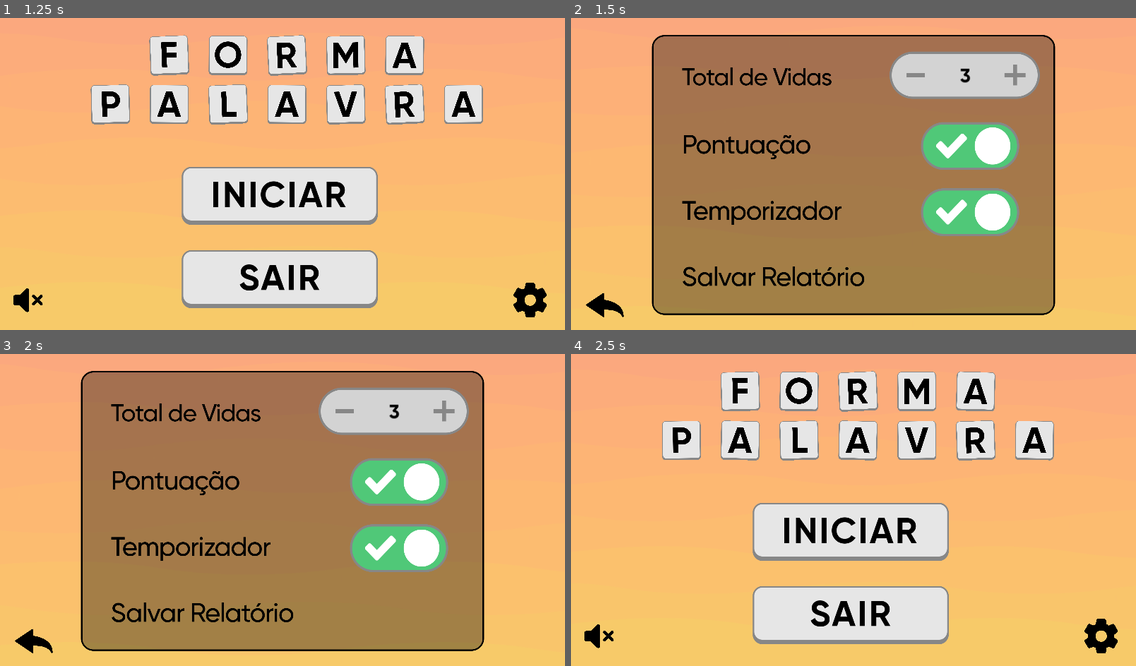
Above: before the commit, frames 1-4 (two rows, left to right).
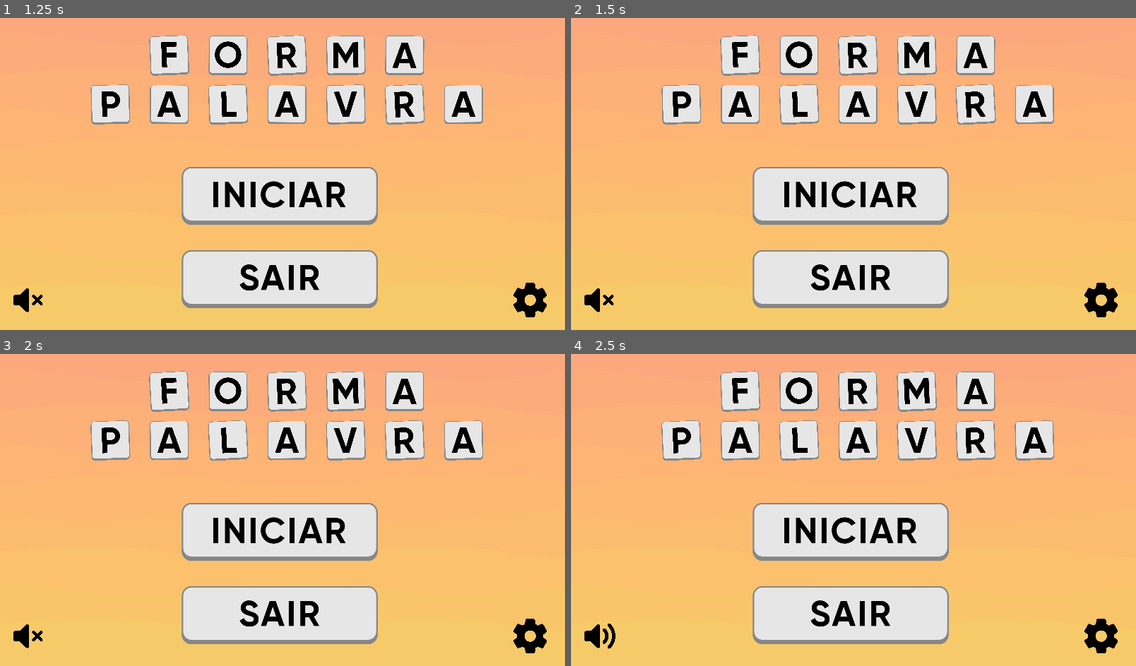
Above: after the commit, the same moments.

Repository: pinhorenan/letramania
Game: Godot game, scene res://scenes/menu.tscn
Two runs of this game, one before a commit and one after it. Both use one fixed random seed, a clock stepped at 60 frames per second and the inputs below.
Inputs (mouse positions are in pixels of both pictures, inside the frame that each line leads up to):
- Up to frame 1 (1.25 s): click (28, 298) at 0.5 s
- Up to frame 2 (1.5 s): click (1102, 298) at 1.25 s
- Up to frame 3 (2 s): no input
- Up to frame 4 (2.5 s): click (604, 641) at 2.02 s

Frame 1 is identical in both runs. In frame 2, 64% of the frame differs, in the area x 2-97%, y 5-96%; in frame 3, 64%; in frame 4, 0.8%.

Commit message:
Sistema de progressão de fases
Foram criadas fases com palavras de 5 e 6 letras

Diff:
--- a/project.godot
+++ b/project.godot
@@ -23,7 +23,7 @@
 
 Musica="*res://scenes/Musica.tscn"
 Configuracoes="*res://scripts/global/configsGlobal.gd"
-Jogo="res://scripts/global/gameGlobal.gd"
+Jogo="*res://scripts/global/gameGlobal.gd"
 
 [display]
 
--- a/scenes/keyboard.gd
+++ b/scenes/keyboard.gd
@@ -22,7 +22,7 @@
 			letter_node.letter_name = letter_name
 			key_list.append(letter_node) # adicionando à lista de letras do teclado que será gerado futuramente
 
-	while len(key_list) != 30:
+	while len(key_list) != 30: # NOTA: Do jeito que está, existe uma chance (bem pequena) de criar cenários estranhos onde, por exemplo, uma única letra se repetiria por todas as opções
 		idx = rng.randi_range(0, 25)
 		letter_name = alphabet[idx]
 		letter_node = get_node(letters_parent_path + letter_name).duplicate()
@@ -30,13 +30,9 @@
 		letter_node.letter_name = letter_name
 		key_list.append(letter_node) # adicionando letras aleatórias
 
-	for l in key_list:
-		print(l)
 	key_list.shuffle()
-	for l in key_list:
-		print(l)
 
-	for l in key_list:
+	for l in key_list: # Posicionamento das letras disponíveis
 		if x == 975:
 			x = 175
 			y += 80
--- /dev/null
+++ b/scenes/parabenizacao.tscn
@@ -0,0 +1,88 @@
+[gd_scene load_steps=9 format=3 uid="uid://dwmhvrf7mg30p"]
+
+[ext_resource type="Script" path="res://scripts/menu/botoesMenu.gd" id="1_skayc"]
+[ext_resource type="Texture2D" uid="uid://bm2k102hr7l15" path="res://recursos/background.png" id="2_s62d5"]
+[ext_resource type="Texture2D" uid="uid://dc8wpb8pe6hj" path="res://recursos/parabenizacao/Botões/ContinuarBase.png" id="3_jdec3"]
+[ext_resource type="Texture2D" uid="uid://xc3ivuhl62xi" path="res://recursos/parabenizacao/Botões/ContinuarPressed.png" id="4_aahvl"]
+[ext_resource type="Texture2D" uid="uid://c5bdvet6g6rau" path="res://recursos/parabenizacao/Botões/ContinuarHighlight.png" id="5_hsi0n"]
+[ext_resource type="Texture2D" uid="uid://dtusgt8y1h4fi" path="res://recursos/menu/Botões/VolumeLigado.png" id="6_jsm7b"]
+[ext_resource type="Texture2D" uid="uid://dyc66xpyc3fm0" path="res://recursos/menu/Botões/VolumeDesligado.png" id="7_7f6ut"]
+[ext_resource type="Script" path="res://scripts/global/botao_musica.gd" id="8_mit7p"]
+
+[node name="Control" type="Control"]
+layout_mode = 3
+anchors_preset = 15
+anchor_right = 1.0
+anchor_bottom = 1.0
+grow_horizontal = 2
+grow_vertical = 2
+script = ExtResource("1_skayc")
+
+[node name="Background" type="TextureRect" parent="."]
+layout_direction = 2
+layout_mode = 1
+anchors_preset = 15
+anchor_right = 1.0
+anchor_bottom = 1.0
+grow_horizontal = 2
+grow_vertical = 2
+texture = ExtResource("2_s62d5")
+expand_mode = 1
+
+[node name="Botoes" type="Control" parent="."]
+layout_mode = 1
+anchors_preset = 7
+anchor_left = 0.5
+anchor_top = 1.0
+anchor_right = 0.5
+anchor_bottom = 1.0
+offset_left = -20.0
+offset_top = -40.0
+offset_right = 20.0
+grow_horizontal = 2
+grow_vertical = 0
+
+[node name="Iniciar" type="TextureButton" parent="Botoes"]
+custom_minimum_size = Vector2(400, 120)
+layout_mode = 1
+anchors_preset = 8
+anchor_left = 0.5
+anchor_top = 0.5
+anchor_right = 0.5
+anchor_bottom = 0.5
+offset_left = -206.0
+offset_top = -214.0
+offset_right = 194.0
+offset_bottom = -94.0
+grow_horizontal = 2
+grow_vertical = 2
+texture_normal = ExtResource("3_jdec3")
+texture_pressed = ExtResource("4_aahvl")
+texture_hover = ExtResource("5_hsi0n")
+ignore_texture_size = true
+stretch_mode = 5
+
+[node name="MusgaOnOff" type="TextureButton" parent="Botoes"]
+custom_minimum_size = Vector2(70, 70)
+layout_mode = 1
+anchors_preset = 2
+anchor_top = 1.0
+anchor_bottom = 1.0
+offset_left = -532.0
+offset_top = -96.0
+offset_right = -462.0
+offset_bottom = -26.0
+grow_vertical = 0
+focus_mode = 0
+action_mode = 0
+shortcut_feedback = false
+shortcut_in_tooltip = false
+texture_normal = ExtResource("6_jsm7b")
+texture_pressed = ExtResource("7_7f6ut")
+ignore_texture_size = true
+stretch_mode = 5
+script = ExtResource("8_mit7p")
+
+[connection signal="pressed" from="Botoes/Iniciar" to="." method="_on_iniciar_pressed"]
+[connection signal="pressed" from="Botoes/MusgaOnOff" to="." method="_on_musga_on_off_pressed"]
+[connection signal="pressed" from="Botoes/MusgaOnOff" to="Botoes/MusgaOnOff" method="_on_pressed"]
--- a/scripts/game/arrastar.gd
+++ b/scripts/game/arrastar.gd
@@ -7,6 +7,8 @@
 var current_snap_area_letter
 var is_snapped := false  # Indica se a letra está encaixada
 var letter_name
+var completed = false
+@onready var lacunas = get_node("/root/Node2D/Control/Lacunas")
 
 func _ready():
 	pass
@@ -35,7 +37,10 @@
 				new_button.position = current_snap_area.global_position - get_parent().global_position
 				get_parent().add_child(new_button)
 				is_snapped = true
-
+				queue_free() # remove a letra do "teclado". Isso está aqui para imitar o jogo físico que serviu de inspiração, mas pode ser removido futuramente
+				completed = lacunas.verify_gaps()
+				if completed:
+					get_tree().change_scene_to_file("res://scenes/parabenizacao.tscn")
 			position = original_position # move o botão para a posição de origem
 			accept_event()
 
@@ -45,7 +50,6 @@
 		accept_event()
 
 func check_snap_area():
-	var lacunas = get_node("/root/Node2D/Control/Lacunas")
 	for word in lacunas.selected_words: # Cada palavra
 		for letter in word:
 			if not letter[0].is_occupied:
--- a/scripts/game/gaps.gd
+++ b/scripts/game/gaps.gd
@@ -3,7 +3,7 @@
 var selected_words = [[], [], []]
 var word_images = []  # Armazenará as imagens das palavras
 
-var words = [
+var fourl_words = [
 	{"image": "res://recursos/vetores/casa.png", "word": "CASA"},
 	{"image": "res://recursos/vetores/sino.png", "word": "SINO"},
 	{"image": "res://recursos/vetores/cama.png", "word": "CAMA"},
@@ -16,10 +16,46 @@
 	{"image": "res://recursos/vetores/pipa.png", "word": "PIPA"},
 ] # 10 palavras com imagens
 
+var fivel_words = [
+	{"image": "", "word": "APITO"},
+	{"image": "", "word": "PENTE"},
+	{"image": "", "word": "LIVRO"},
+	{"image": "", "word": "LAPIS"},
+	{"image": "", "word": "JARRA"},
+	{"image": "", "word": "PIANO"},
+	{"image": "", "word": "PORTA"},
+	{"image": "", "word": "CHAVE"},
+	{"image": "", "word": "PEDRA"},
+	{"image": "", "word": "COBRA"},
+	{"image": "", "word": "ZEBRA"},
+]
+
+var sixl_words = [
+	{"image": "", "word": "COLHER"},
+	{"image": "", "word": "SAPATO"},
+	{"image": "", "word": "BONECA"},
+	{"image": "", "word": "TIJOLO"},
+	{"image": "", "word": "PANELA"},
+	{"image": "", "word": "ABAJUR"},
+	{"image": "", "word": "GIRAFA"},
+	{"image": "", "word": "CAVALO"},
+	{"image": "", "word": "MACACO"},
+	{"image": "", "word": "BANANA"},
+	{"image": "", "word": "TOMATE"},
+]
+
 func set_gaps(array_size: int) -> void:
 	var x = 180
 	var y_positions = [60, 160, 260]  # Posições Y para cada linha
 	var image_offset = Vector2(-40, -50)  # Ajuste de posição da imagem
+	var words
+
+	if array_size == 4:
+		words = fourl_words
+	elif array_size == 5:
+		words = fivel_words
+	else:
+		words = sixl_words
 
 	# Limpa imagens anteriores
 	for img in word_images:
@@ -37,6 +73,7 @@
 	for i in 3:
 		var word_data = words[selected_indices[i]]
 		var word_str = word_data["word"]
+		print(words[selected_indices[i]])
 
 		# Adiciona imagem da palavra
 		if word_data["image"] != "":
@@ -60,7 +97,6 @@
 	var completed = true
 	for w in selected_words:
 		for l in w:
-			print(l)
 			if not(l[0].is_occupied):
 				completed = false
 				break
@@ -68,7 +104,4 @@
 
 func _ready() -> void:
 	var completed = false
-	set_gaps(4)
-	#while not(completed):
-	#	completed = verify_gaps()
-	#set_gaps(4)
+	set_gaps(Jogo.word_size)
--- a/scripts/global/gameGlobal.gd
+++ b/scripts/global/gameGlobal.gd
@@ -1,3 +1,4 @@
 extends Node2D
 
-var is_dragging = false
+#var is_dragging = false
+var word_size = 3
--- a/scripts/menu/botoesMenu.gd
+++ b/scripts/menu/botoesMenu.gd
@@ -20,8 +20,6 @@
 	var is_muted = AudioServer.is_bus_mute(musica)
 	AudioServer.set_bus_mute(musica, not is_muted)
 
-func _on_configuraçoes_pressed() -> void:
-	get_tree().change_scene_to_file("res://scenes/config.tscn")
-
 func _on_iniciar_pressed() -> void:
+	Jogo.word_size += 1
 	get_tree().change_scene_to_file("res://scenes/game.tscn")
Binary file added: recursos/parabenizacao/Botões/ContinuarBase.png
Not shown, added: recursos/parabenizacao/Botões/ContinuarBase.png.import
Binary file added: recursos/parabenizacao/Botões/ContinuarHighlight.png
Not shown, added: recursos/parabenizacao/Botões/ContinuarHighlight.png.import
Binary file added: recursos/parabenizacao/Botões/ContinuarPressed.png
Not shown, added: recursos/parabenizacao/Botões/ContinuarPressed.png.import
Not shown: 1 places in scenes/config.tscn that only renumber resources
